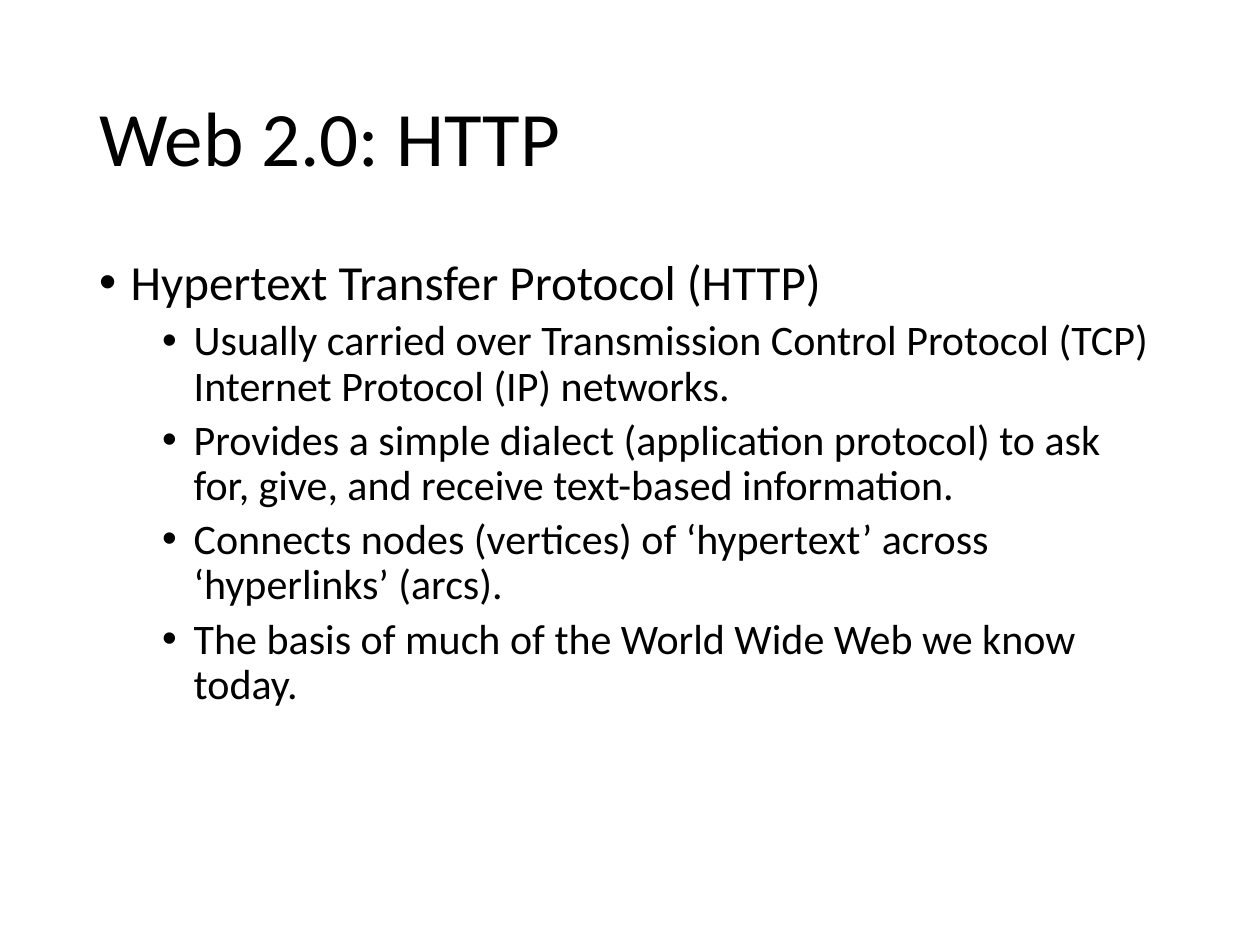
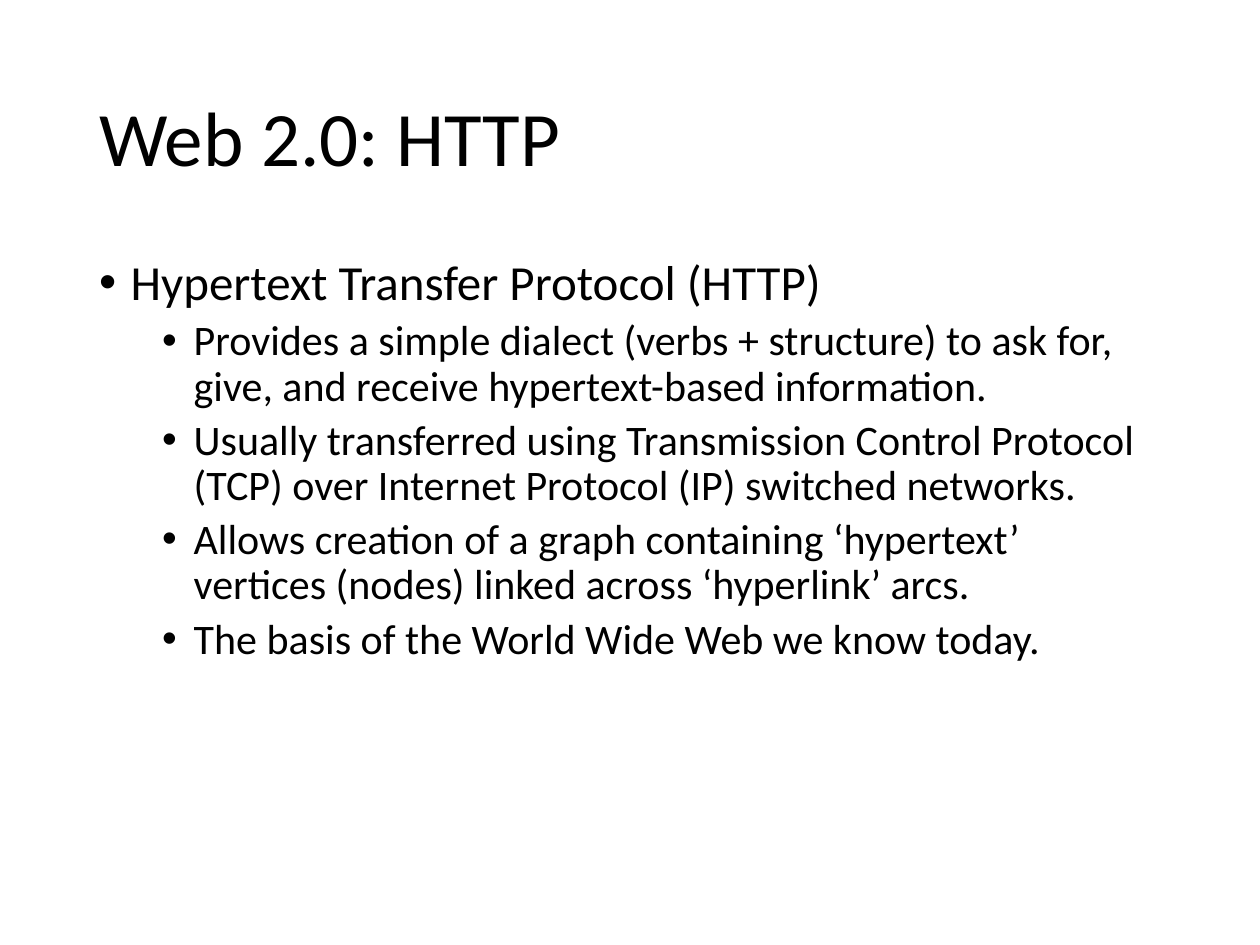
Before and after one commit to colinbellCA/1161.cs330-uwaterloo-sematic_analytics, a slide deck: slide 9 of 1161.cs330-social_graphs_and_semantic_analytics.pptx (slide 8 before the commit). Drawn at 1260x945 pixels with LibreOffice and Linux fonts; fonts in the diff are those of the drawing. Boxes give left, top, right and bottom in pixels: in the first picture for what was removed or moved away, otherwise in the second. Text is boxed around its words. In the diff, an @@ line names an element or a change of style, - is before the commit and + after.

```diff
--- a/1161.cs330-social_graphs_and_semantic_analytics.pptx
+++ b/1161.cs330-social_graphs_and_semantic_analytics.pptx
@@ text at bbox=[194, 324, 1134, 661]: text changed @@
-  • Usually carried over Transmission Control Protocol (TCP) Internet Protocol (IP) networks.
-  • Provides a simple dialect (application protocol) to ask for, give, and receive text-based information.
-  • Connects nodes (vertices) of ‘hypertext’ across ‘hyperlinks’ (arcs).
-  • The basis of much of the World Wide Web we know today.
+  • Provides a simple dialect (verbs + structure) to ask for, give, and receive hypertext-based information.
+  • Usually transferred using Transmission Control Protocol (TCP) over Internet Protocol (IP) switched networks.
+  • Allows creation of a graph containing ‘hypertext’ vertices (nodes) linked across ‘hyperlink’ arcs.
+  • The basis of the World Wide Web we know today.
```
Also in this commit, not shown: 5 other slides changed, 4 slides added, 1 slide removed, 7 other files.
